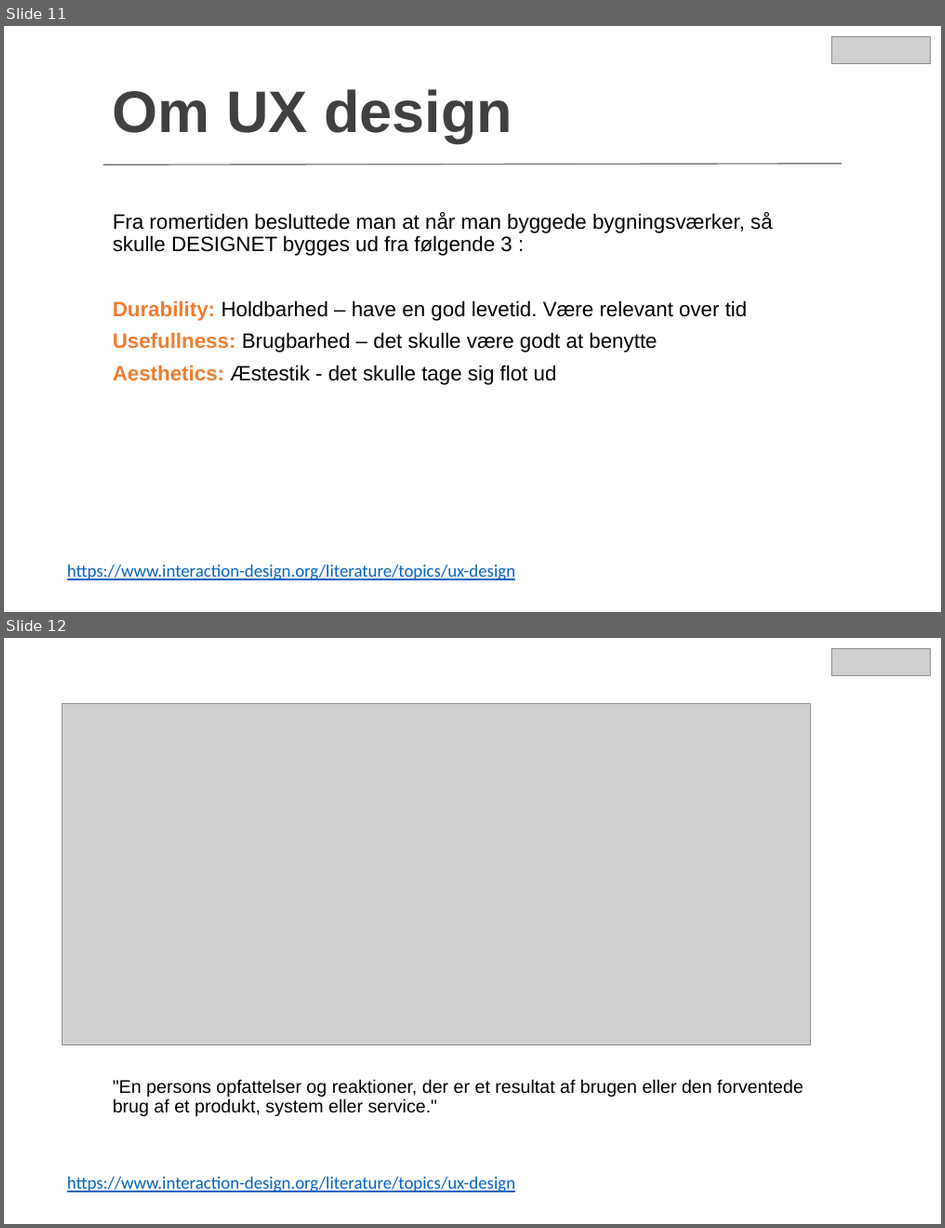
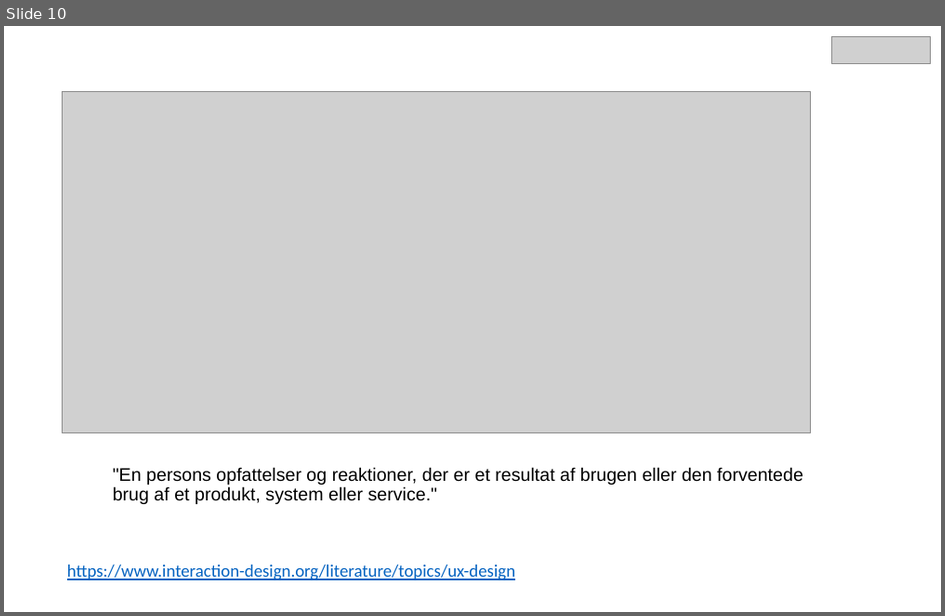
Before and after one commit to xiaoleibi/DMU26, a slide deck: UX valgfag2026.pptx. Shown one above the other, each under a label of ours: slides 11 and 12 before the commit, slide 10 after it. The pictures are 945x1228 and 945x616 pixels, drawn with LibreOffice and Linux fonts; fonts in the diff are those of the drawing; grey boxes stand for pictures. Boxes give left, top, right and bottom in pixels: in the first picture for what was removed or moved away, otherwise in the second. Text is boxed around its words. In the diff, an @@ line names an element or a change of style, - is before the commit and + after.

```diff
--- a/UX valgfag2026.pptx
+++ b/UX valgfag2026.pptx
@@ slide 11 removed at (4, 26, 941, 612), background #FFFFFF @@
@@ picture removed at (833, 36, 931, 63) @@
@@ title removed at (113, 89, 513, 143) @@
-Om UX design
@@ line removed from (104, 165) to (842, 164) @@
@@ subtitle removed at (113, 212, 773, 385) @@
-Fra romertiden besluttede man at når man byggede bygningsværker, så skulle DESIGNET bygges ud fra følgende 3 :
-Durability: Holdbarhed – have en god levetid. Være relevant over tid
-Usefullness: Brugbarhed – det skulle være godt at benytte
-Aesthetics: Æstestik - det skulle tage sig flot ud
@@ text removed at (67, 564, 516, 580) @@
-https://www.interaction-design.org/literature/topics/ux-design
@@ what was slide 12 is now slide 10 @@
```
Also in this commit, not shown: 5 slides changed, 1 slide added, 4 other slides removed.
